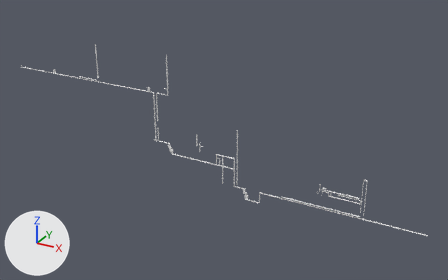
A saved change to the glTF model metromania-project/scenes/beginning_area/tutorial/tutorial.glb.
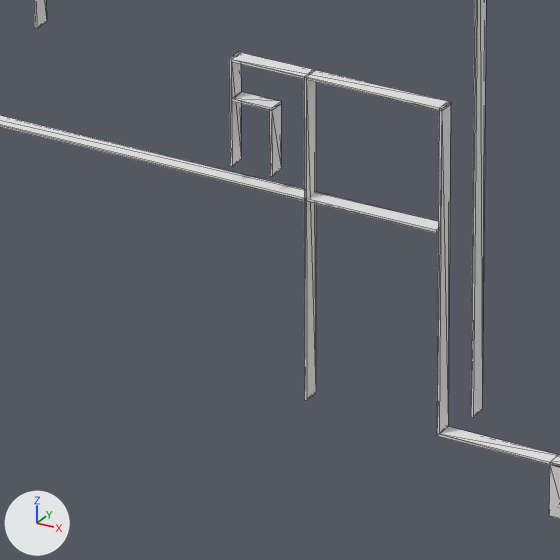
The first picture shows the older version from a camera (50 mm lens) standing at (581.0, -605.0, 259.0) and looking at (242.0, 11.0, -49.0). The close-ups show both versions on the part from 44% to 54% of the width and 53% to 70% of the height of that picture; other places that the commit changed are outside them. Lighting does not change. The marker at lower left points along +X, +Y and +Z. The close-ups show mesh edges as thin lines. Where no turn or scale is listed for an object, it has been applied to the vertices. Vertices at the same position are counted once.

Names of what the first close-up shows: 'Cube-col.005', 'Cube-col.008', 'Cube-col.009', 'Cube-col.033', 'Cube-col.034', 'Cube-col.035', 'Cube-col.037', 'Cube-col.038', 'Cube-col.039'.
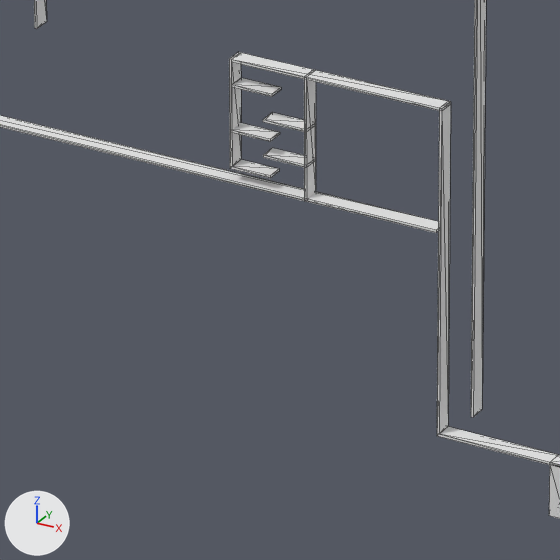
Where the newer file only moved an object's origin or applied its transform, the numbers keep the older frame.

Changed parts and their boxes [x1, y1, x2, y2] in the close-ups (560 x 560 px):
```json
{"object": "Cube-col.008", "change": "mesh rescaled", "before": [304, 77, 316, 400], "after": [304, 79, 316, 201], "on screen": "62% shorter"}
{"object": "Cube-col.009", "change": "reshaped", "before": [269, 104, 281, 176], "after": [263, 148, 306, 168]}
{"object": "Cube-col.005", "change": "moved", "before": [232, 92, 281, 111], "after": [232, 78, 281, 97]}
{"object": "Cube-col.023", "change": "added", "after": [230, 160, 279, 178]}
{"object": "Cube-col.036", "change": "added", "after": [232, 123, 280, 142]}
{"object": "Cube-col.042", "change": "added", "after": [263, 112, 305, 132]}
```

Edits to the scene script, one JSON object a line:
```json
{"block": "me_cube_008", "where": "me_cube_008.from_pydata(...)  # 8 vertices, 12 faces; spans x 0.0..0.3, y -1.0..1.0, z -13.9..24.0"}
{"block": "me_cube_008", "where": "# used by ob_cube_col_008; location = (246.1, 0.0, -89.5)"}
{"block": "me_cube_008", "change": "me_cube_008 part 1: the whole mesh is scaled about its middle by (1, 1, 0.38), then moved by (0.0, 0.0, 11.7)"}
{"block": "me_cube_009", "where": "me_cube_009.from_pydata(...)  # 8 vertices, 12 faces; spans x -0.14..0.14, y -1.0..1.0, z -1.11..6.49"}
{"block": "me_cube_009", "where": "# used by ob_cube_col_009; location = (242.1, 0.0, -76.8)"}
{"block": "me_cube_009", "change": "me_cube_009 part 2"}
{"op": "set", "path": "me_cube_009.vertices[0].co", "old": "(-0.14, 1.0, 6.49)", "new": "(4.27, 1.0, 1.12)", "note": "not seen -> pixel (315, 158)"}
{"op": "set", "path": "me_cube_009.vertices[1].co", "old": "(0.14, 1.0, 6.49)", "new": "(4.27, 1.0, 0.83)", "note": "pixel (281, 103) -> pixel (315, 160)"}
{"op": "set", "path": "me_cube_009.vertices[2].co", "old": "(-0.14, -1.0, 6.49)", "new": "(4.27, -1.0, 1.12)", "note": "pixel (269, 110) -> pixel (306, 165)"}
{"op": "set", "path": "me_cube_009.vertices[3].co", "old": "(0.14, -1.0, 6.49)", "new": "(4.27, -1.0, 0.83)", "note": "pixel (271, 110) -> pixel (306, 167)"}
{"op": "set", "path": "me_cube_009.vertices[4].co", "old": "(-0.14, 1.0, -1.11)", "new": "(-0.93, 1.0, 1.12)", "note": "not seen -> pixel (272, 147)"}
{"op": "set", "path": "me_cube_009.vertices[5].co", "old": "(0.14, 1.0, -1.11)", "new": "(-0.93, 1.0, 0.83)", "note": "pixel (281, 168) -> not seen"}
{"op": "set", "path": "me_cube_009.vertices[6].co", "old": "(-0.14, -1.0, -1.11)", "new": "(-0.93, -1.0, 1.12)", "note": "pixel (269, 175) -> pixel (263, 155)"}
{"op": "set", "path": "me_cube_009.vertices[7].co", "old": "(0.14, -1.0, -1.11)", "new": "(-0.93, -1.0, 0.83)", "note": "pixel (272, 176) -> pixel (263, 157)"}
{"op": "add", "block": "me_cube_021", "code": ["me_cube_021 = bpy.data.meshes.new('Cube.021')", "me_cube_021.from_pydata(...)  # a box spanning x -14.99..-9.79, y -1.0..1.0, z -0.37..-0.08", "me_cube_021.materials.append(mat_material)  # white #e7e7e7"]}
{"op": "add", "block": "me_cube_016", "code": ["me_cube_016 = bpy.data.meshes.new('Cube.016')", "me_cube_016.from_pydata(...)  # a box spanning x -14.68..-9.79, y -1.0..1.0, z -0.37..-0.08", "me_cube_016.materials.append(mat_material)  # white #e7e7e7"]}
{"op": "set", "path": "ob_cube_col_005.location", "old": "(252.1, 0.0, -70.1)", "new": "(252.1, 0.0, -68.4)"}
{"op": "add", "block": "ob_cube_col_042", "code": ["ob_cube_col_042 = bpy.data.objects.new('Cube-col.042', me_cube_021)", "ob_cube_col_042.location = (256.2, 0.0, -71.5)"]}
{"op": "add", "block": "ob_cube_col_036", "code": ["ob_cube_col_036 = bpy.data.objects.new('Cube-col.036', me_cube_016)", "ob_cube_col_036.location = (251.9, 0.0, -73.6)"]}
{"op": "add", "block": "ob_cube_col_023", "code": ["ob_cube_col_023 = bpy.data.objects.new('Cube-col.023', me_cube_016.copy())", "ob_cube_col_023.location = (251.8, 0.0, -77.9)"]}
```
